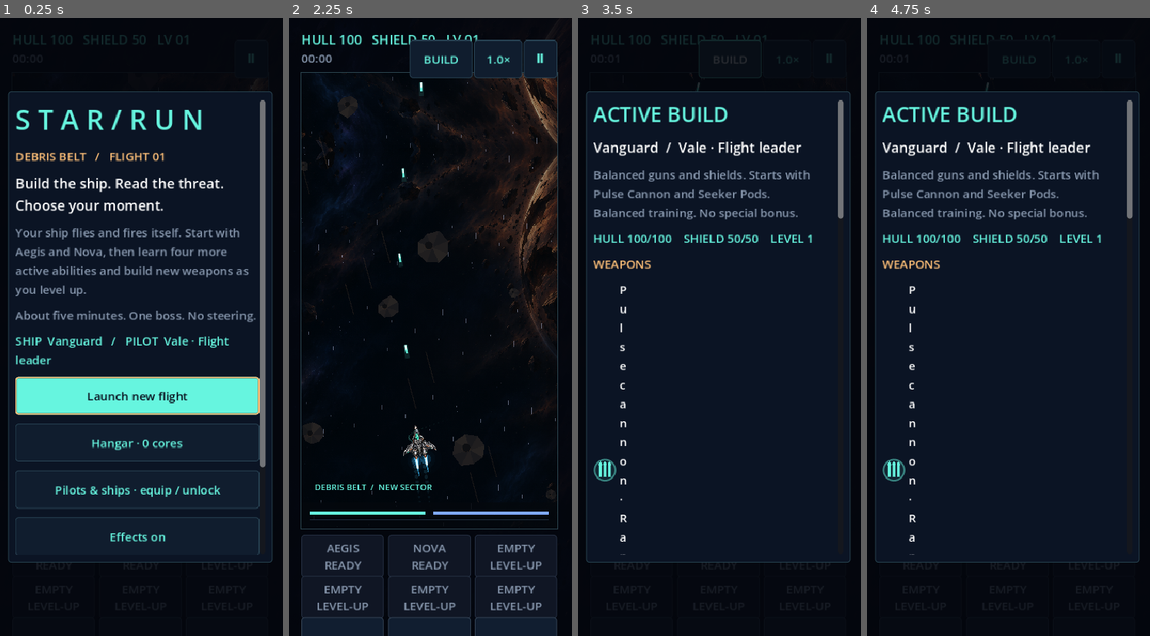
Above: before the commit, frames 1-4 (left to right).
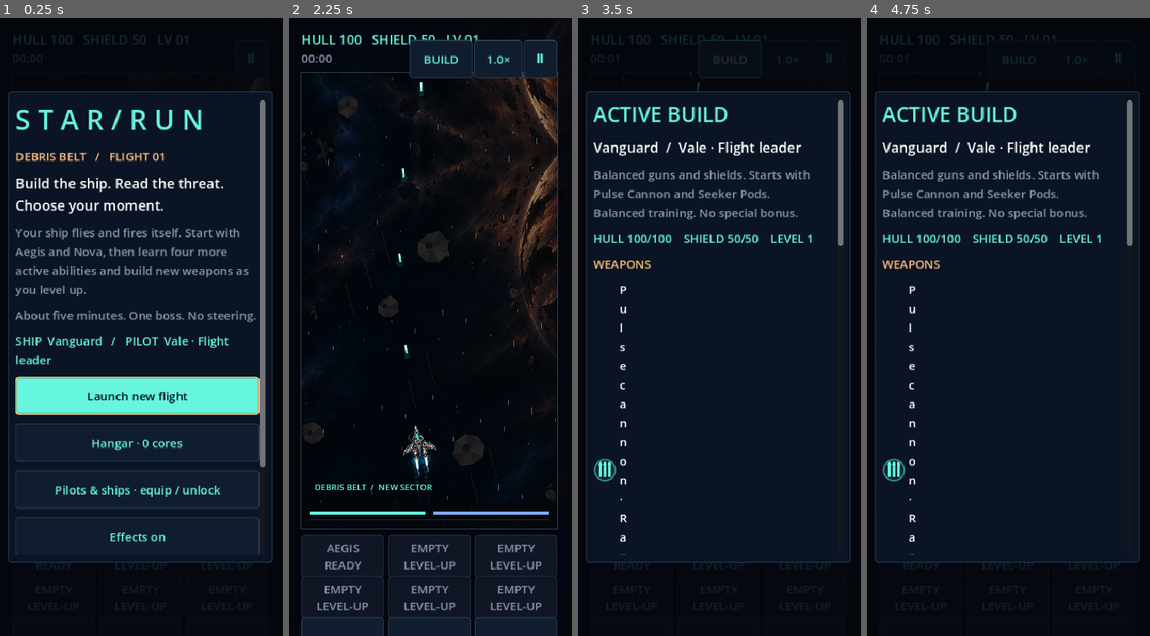
Above: after the commit, the same moments.

Repository: killjoy00/StarRun
Game: Godot game, scene res://scenes/main.tscn
Two runs of this game, one before a commit and one after it. Both use one fixed random seed, a clock stepped at 60 frames per second and the inputs below.
Inputs:
- Up to frame 1 (0.25 s): no input
- Up to frame 2 (2.25 s): click "Launch new flight" at 0.5 s; click "Ⅱ" at 1.25 s; click "Continue flight" at 2 s
- Up to frame 3 (3.5 s): click "BUILD" at 2.75 s
- Up to frame 4 (4.75 s): click "1.0×" at 3.5 s; click "Ⅱ" at 4.25 s

The runs differ from the first frame. In frame 2, 0.3% of the frame differs, in the area x 40-59%, y 85-90%; in frame 3, 0.1%; in frame 4, 0.1%.
Error in both runs: Invalid access to property or key 'flak' on a base object of type 'Dictionary'. (res://scripts/main.gd:400)

Commit message:
Add two-stage run state, escalating spawn pressure, signature loadouts and course optimization

Diff:
--- a/scripts/simulation.gd
+++ b/scripts/simulation.gd
@@ -11,6 +11,12 @@
 # A separate seeded course never consumes the combat/draft random stream.
 var course: Array[Dictionary] = []
 var movement_version := 4
+var difficulty := "normal"
+var stage := 1
+var stage_start := 0.0
+var stage_clears := 0
+var stage_transition_queued := false
+var active_slots: Array = []
 var ship_id := "vanguard"
 var pilot_id := "rookie"
 var next_hazard := 20.0
@@ -23,9 +29,17 @@
 var shield_offline := 0.0
 var aegis_left := 0.0
 var cooldowns := {"aegis": 0.0, "nova": 0.0, "barrage": 0.0, "overdrive": 0.0, "chrono": 0.0, "mend": 0.0}
-var upgrades := {"pulse": 1, "seeker": 1, "armor": 0, "regen": 0, "hull": 0, "coolant": 0, "aegis": 1, "nova": 1}
+var upgrades := {"pulse": 1, "seeker": 1, "armor": 0, "regen": 0, "hull": 0, "coolant": 0, "aegis": 0, "nova": 0}
 var overdrive_left := 0.0
 var chrono_left := 0.0
+var emp_left := 0.0
+var barrier_left := 0.0
+var focus_left := 0.0
+var decoy_left := 0.0
+var jammer_left := 0.0
+var salvage_left := 0.0
+var corrosion_left := 0.0
+var bonus_cores := 0
 var mend_left := 0.0
 var mend_rate := 0.0
 var emergency_used := false
@@ -41,7 +55,7 @@
 var effects: Array = []
 var charges: Array = []
 var events: Array = []
-var damage_taken := {"chaff": 0.0, "heavy": 0.0, "ordnance": 0.0, "hazard": 0.0}
+var damage_taken := {"chaff": 0.0, "heavy": 0.0, "ordnance": 0.0, "hazard": 0.0, "ion": 0.0, "corrosion": 0.0, "disrupt": 0.0}
 var damage_dealt := {"pulse": 0.0, "seeker": 0.0, "nova": 0.0, "barrage": 0.0, "arc": 0.0, "lance": 0.0}
 var xp := 0.0
 var level := 1
@@ -62,13 +76,14 @@
 var beams_cancelled := 0
 var meta := Catalog.defaults()
 
-func _init(run_seed: int = 1, hangar: Dictionary = {}, selected_ship: String = "vanguard", selected_pilot: String = "rookie") -> void:
+func _init(run_seed: int = 1, hangar: Dictionary = {}, selected_ship: String = "vanguard", selected_pilot: String = "rookie", selected_difficulty: String = "normal") -> void:
 	content = JSON.parse_string(FileAccess.get_file_as_string("res://data/content.json"))
 	for card in content.cards:
 		if not upgrades.has(card.id):
 			upgrades[card.id] = 0
 	ship_id = Catalog.ship(selected_ship).id
 	pilot_id = Catalog.pilot(selected_pilot).id
+	difficulty = selected_difficulty if selected_difficulty in Catalog.DIFFICULTIES else "normal"
 	seed_value = run_seed
 	rng.seed = run_seed
 	_build_course()
@@ -83,6 +98,9 @@
 	upgrades.seeker = int(chassis.seeker) + meta.seeker_start
 	upgrades.arc = int(chassis.arc)
 	upgrades.mend = int(chassis.mend)
+	var signature: String = chassis.signature
+	upgrades[signature] = maxi(1, int(upgrades.get(signature, 0)))
+	active_slots = [signature]
 	rerolls_left = meta.rerolls + (1 if pilot_id == "tactician" else 0)
 	banishes_left = meta.banishes
 	skips_left = meta.skips
@@ -95,7 +113,7 @@
 	course.append({"t": 0.0, "p": Vector2(270, 790)})
 	var arrival := 0.0
 	var previous := Vector2(270, 790)
-	while arrival < 420.0:
+	while arrival < 1200.0:
 		var movement: float = float(Catalog.ship(ship_id).movement) if movement_version >= 4 else 1.0
 		arrival += (pilot.randf_range(1.65, 2.8) / movement if movement_version >= 4 else (pilot.randf_range(2.2, 4.0) if movement_version >= 3 else pilot.randf_range(3.8, 7.5)))
 		var target: Vector2
@@ -118,9 +136,16 @@
 	# Keep an old suspended flight's original trajectory; all new flights use the new pilot.
 	if movement_version == 1:
 		return Vector2(WIDTH * 0.5 + sin(at * TAU / 6.0) * WIDTH * 0.30, 790.0)
-	var index := 1
-	while index < course.size() - 2 and at > float(course[index + 1].t):
-		index += 1
+	# Binary search avoids re-scanning the growing two-stage course for every projectile.
+	var lo := 1
+	var hi := course.size() - 2
+	while lo < hi:
+		var mid := (lo + hi) / 2
+		if at > float(course[mid + 1].t):
+			lo = mid + 1
+		else:
+			hi = mid
+	var index := lo
 	var current: Dictionary = course[index]
 	var next: Dictionary = course[index + 1]
 	var duration: float = next.t - current.t
@@ -160,6 +185,16 @@
 	aegis_left = maxf(0.0, aegis_left - DT)
 	overdrive_left = maxf(0.0, overdrive_left - DT)
 	chrono_left = maxf(0.0, chrono_left - DT)
+	for timer in ["emp_left", "barrier_left", "focus_left", "decoy_left", "jammer_left", "salvage_left", "corrosion_left"]:
+		set(timer, maxf(0.0, float(get(timer)) - DT))
+	if corrosion_left > 0.0:
+		var corrosion_damage := DT * 1.4
+		hull = maxf(0.0, hull - corrosion_damage)
+		damage_taken.corrosion += corrosion_damage
+		if hull <= 0.0:
+			ended = true
+			_log("Hull lost to corrosion")
+			return
 	if mend_left > 0.0:
 		hull = minf(max_hull, hull + mend_rate * minf(DT, mend_left))
 		mend_left = maxf(0.0, mend_left - DT)
@@ -171,11 +206,13 @@
 	for effect in effects:
 		effect.life -= DT
 	effects = effects.filter(func(e): return e.life > 0.0)
-	if not boss_spawned and time >= float(content.boss_at):
+	if not boss_spawned and time - stage_start >= float(content.boss_at):
 		_spawn_boss()
 	if time >= next_spawn and not boss_spawned:
 		_spawn_enemy()
-		next_spawn = time + maxf(0.72, 1.65 - time / 260.0)
+		var stage_time := time - stage_start
+		var pace := maxf(0.55, 1.65 - stage_time / 260.0)
+		next_spawn = time + pace / ((1.45 if stage > 1 else 1.0) * threat_scale())
 	if time >= next_hazard and not boss_spawned:
 		_spawn_hazard()
 		next_hazard = time + rng.randf_range(15.0, 23.0)
@@ -184,35 +221,43 @@
 	_update_weapons()
 	_update_bullets()
 	_update_shots()
+	if stage_transition_queued:
+		_enter_stage_two()
 	if pending_levels > 0 and not ended:
 		_offer_cards()
 
+func threat_scale() -> float:
+	return {"normal": 1.0, "hard": 1.25, "insane": 1.6}[difficulty]
+
 func _spawn_enemy() -> void:
-	if enemies.size() >= 20:
+	if enemies.size() >= (26 if stage > 1 else 20):
 		return
 	# Gradually broaden the roster rather than throwing every threat at a new player.
 	var pool: Array = ["drone", "drone", "drone", "rusher"]
-	if time > 25:
+	var stage_time := time - stage_start
+	if stage_time > 25:
 		pool.append_array(["interceptor", "gunship", "drone"])
-	if time > 65:
+	if stage_time > 65:
 		pool.append_array(["sniper", "missile_bomber", "interceptor"])
-	if time > 110:
+	if stage_time > 110:
 		pool.append_array(["carrier", "shieldguard", "minelayer", "missile_bomber"])
-	if time > 170:
+	if stage_time > 170:
 		pool.append_array(["shieldguard", "minelayer", "carrier"])
+	if stage > 1 or (difficulty == "insane" and stage_time > 120):
+		pool.append_array(["ion_frigate", "corroder", "disruptor", "ion_frigate", "missile_bomber", "minelayer"])
 	var kind: String = pool[rng.randi_range(0, pool.size() - 1)]
 	_add_enemy(kind, Vector2(rng.randf_range(55, 485), -35))
 
 func _add_enemy(kind: String, position: Vector2) -> void:
 	var spec: Dictionary = content.enemies[kind]
-	var scaling := 1.0 + time / 340.0
+	var scaling := (1.0 + (time - stage_start) / 340.0) * (1.55 if stage > 1 else 1.0) * threat_scale()
 	enemies.append({"id": next_id, "kind": kind, "p": position, "hp": float(spec.hp) * scaling, "max_hp": float(spec.hp) * scaling, "speed": float(spec.speed), "fire": rng.randf_range(1.0, 3.0), "xp": int(spec.xp), "phase": rng.randf_range(0, TAU)})
 	next_id += 1
 
 func _spawn_hazard() -> void:
-	if enemies.size() >= 19:
+	if enemies.size() >= (25 if stage > 1 else 19):
 		return
-	var kind := "boulder" if rng.randf() < 0.65 else "station"
+	var kind := "station" if stage > 1 and rng.randf() < 0.6 else ("boulder" if rng.randf() < 0.65 else "station")
 	_add_enemy(kind, Vector2(rng.randf_range(85, 455), -65))
 	_log("Incoming debris" if kind == "boulder" else "Hostile station detected")
 
@@ -224,9 +269,28 @@
 	shield = max_shield
 	hull = minf(max_hull, hull + 15)
 	heavy_ready_at = time + 3.0
-	enemies.append({"id": next_id, "kind": "boss", "p": Vector2(270, 135), "hp": 6200.0, "max_hp": 6200.0, "speed": 0.0, "fire": 1.0, "xp": 0, "phase": 0.0})
+	var boss_kind := "boss2" if stage > 1 else "boss"
+	var hp := (10000.0 if stage > 1 else 6200.0) * threat_scale()
+	enemies.append({"id": next_id, "kind": boss_kind, "p": Vector2(270, 135), "hp": hp, "max_hp": hp, "speed": 0.0, "fire": 1.0, "xp": 0, "phase": 0.0})
 	next_id += 1
-	_log("Harvester arrived · shield refilled, +15 hull")
+	_log(("Storm Carrier" if stage > 1 else "Harvester") + " arrived · shield refilled, +15 hull")
+
+func _enter_stage_two() -> void:
+	stage = 2
+	stage_start = time
+	stage_transition_queued = false
+	boss_spawned = false
+	enemies.clear()
+	bullets.clear()
+	shots.clear()
+	charges.clear()
+	shield = max_shield
+	hull = minf(max_hull, hull + 20.0)
+	next_spawn = time + 1.5
+	next_hazard = time + 15.0
+	heavy_ready_at = time + 10.0
+	pending_levels += 1 # One substantial stage-clear build choice.
+	_log("STAGE 2 · ION STORM · NEW THREATS")
 
 func _update_enemies() -> void:
 	var pace := 0.45 if chrono_left > 0 else 1.0
